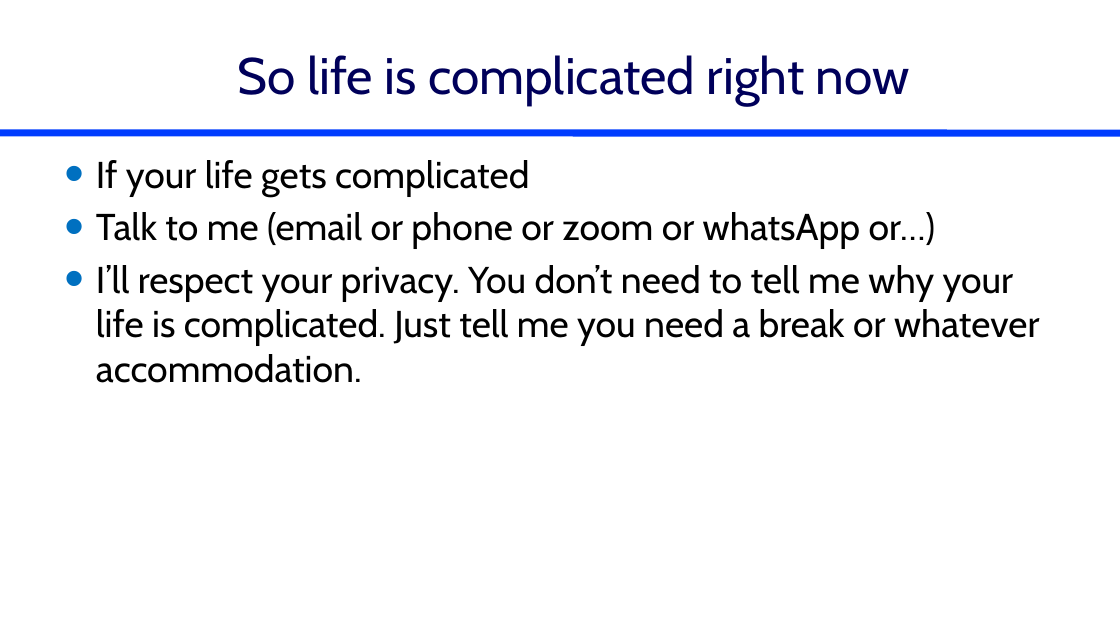
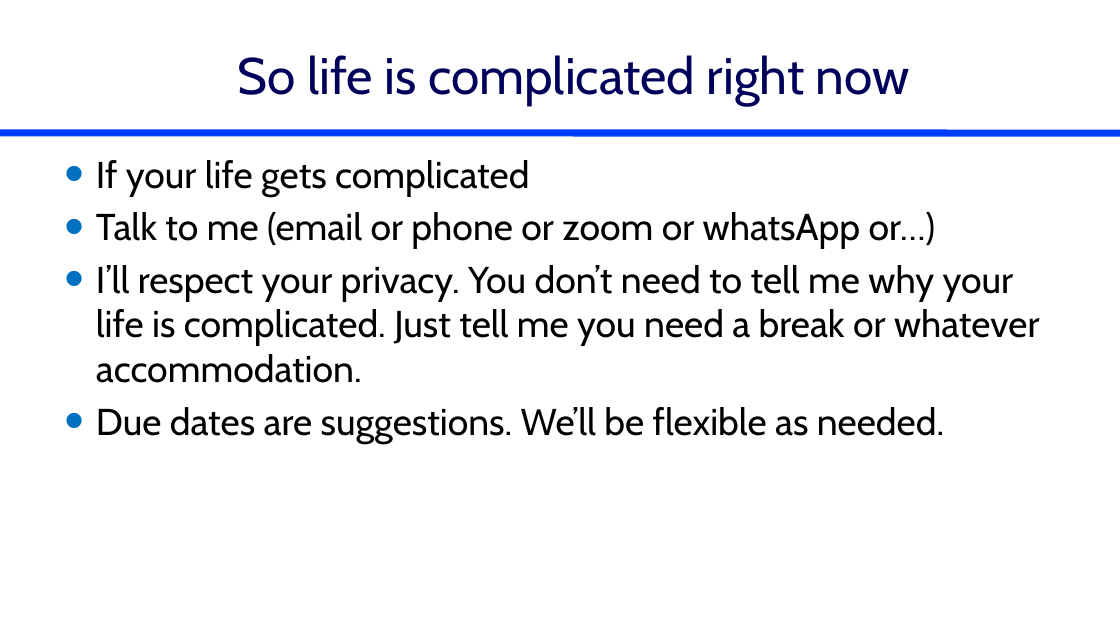
Before and after one commit to monroews/CEE4530, a slide deck: slide 4 of website/pptx/Online_Intro.pptx. Drawn at 1120x630 pixels with LibreOffice and Linux fonts; fonts in the diff are those of the drawing. Boxes give left, top, right and bottom in pixels: in the first picture for what was removed or moved away, otherwise in the second. Text is boxed around its words. In the diff, an @@ line names an element or a change of style, - is before the commit and + after.

```diff
--- a/website/pptx/Online_Intro.pptx
+++ b/website/pptx/Online_Intro.pptx
@@ text at (x1=96, y1=407, x2=944, y2=443): paragraph added @@
+• Due dates are suggestions. We’ll be flexible as needed.
```
Also in this commit, not shown: 4 other slides changed.
